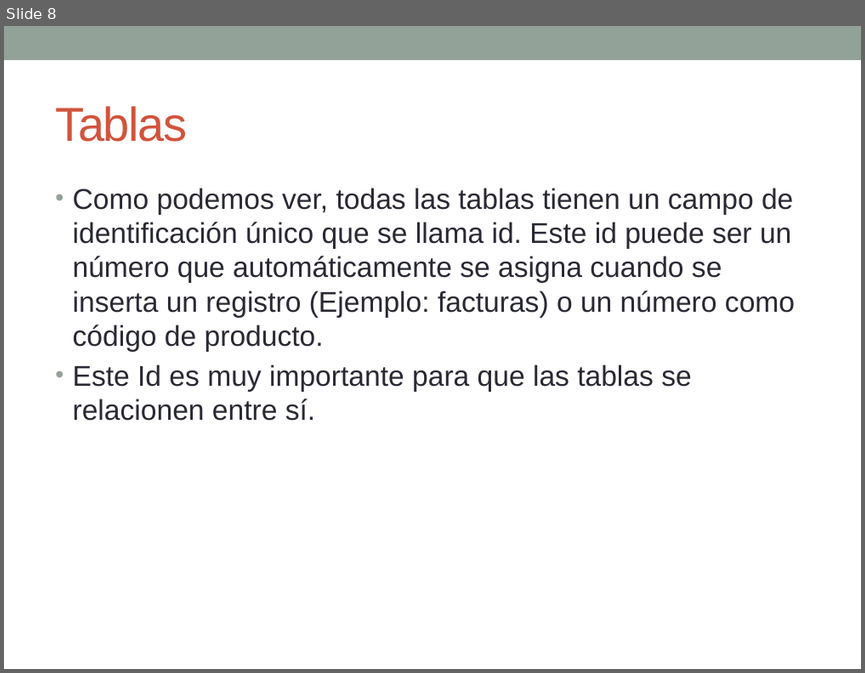
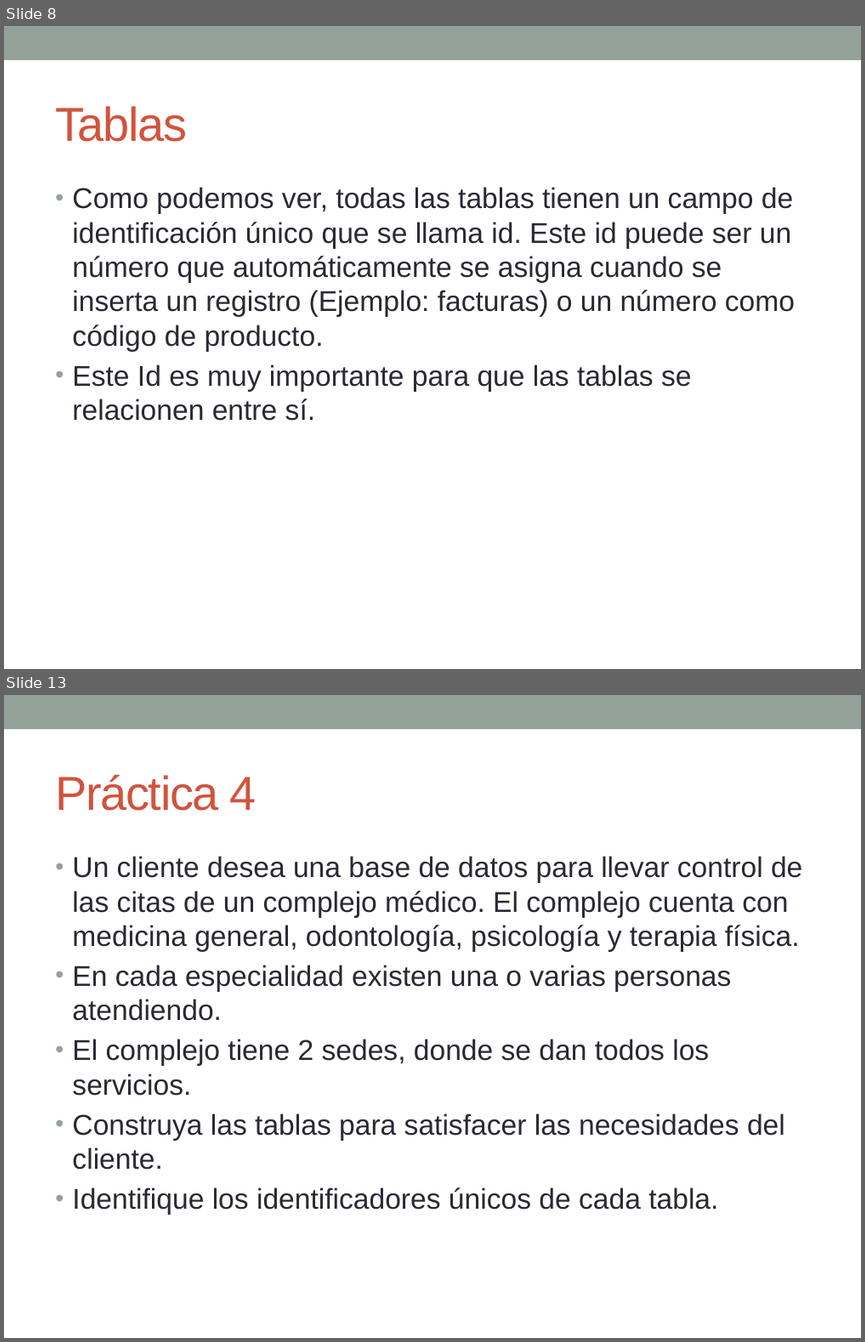
Before and after one commit to esolorzanob/bases_UPI, a slide deck: Semana 1-3.pptx. Shown one above the other, each under a label of ours: slide 8 before the commit, slides 8 and 13 after it; the slides between them are not shown. The pictures are 865x673 and 865x1342 pixels, drawn with LibreOffice and Linux fonts; fonts in the diff are those of the drawing. Boxes give left, top, right and bottom in pixels: in the first picture for what was removed or moved away, otherwise in the second. Text is boxed around its words. In the diff, an @@ line names an element or a change of style, - is before the commit and + after.

Commit message:
actualizada presentacion para semana 2

```diff
--- a/Semana 1-3.pptx
+++ b/Semana 1-3.pptx
@@ slide 13 added at (4,695,861,1338), background #FFFFFF; not listed: 1 template element that a slide beside it also shows @@
@@ text added at (55,774,256,811), 40 pt, text #D2533C @@
+Práctica 4
@@ text added at (72,856,802,1214), 24 pt, text #292934 @@
+• Un cliente desea una base de datos para llevar control de las citas de un complejo médico. El complejo cuenta con medicina general, odontología, psicología y terapia física.
+• En cada especialidad existen una o varias personas atendiendo.
+• El complejo tiene 2 sedes, donde se dan todos los servicios.
+• Construya las tablas para satisfacer las necesidades del cliente.
+• Identifique los identificadores únicos de cada tabla.
```
Also in this commit, not shown: 5 other slides added.
